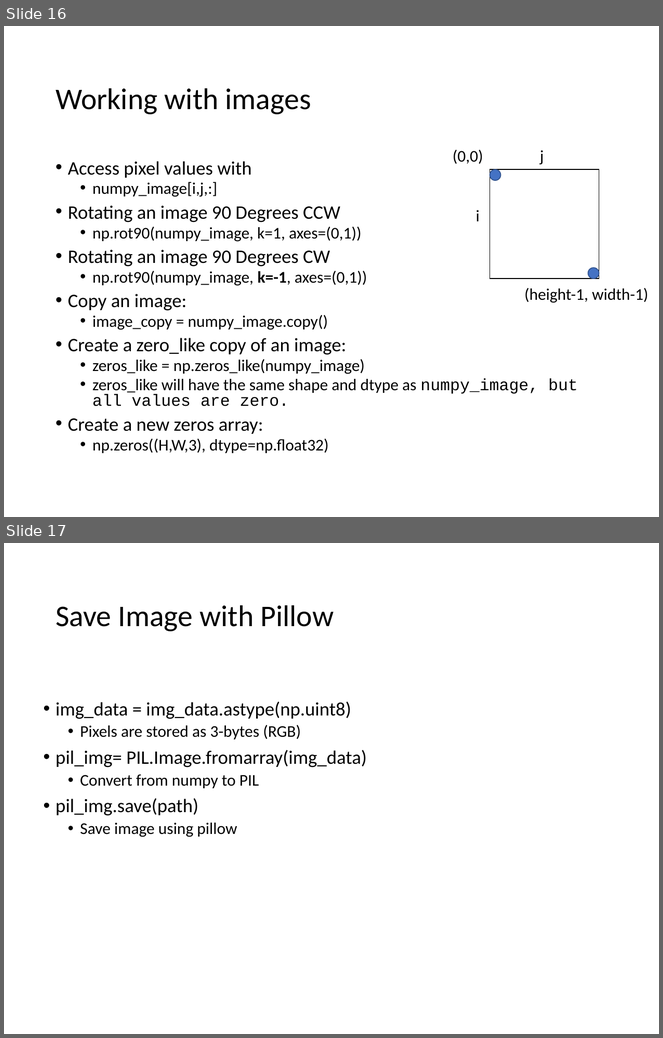
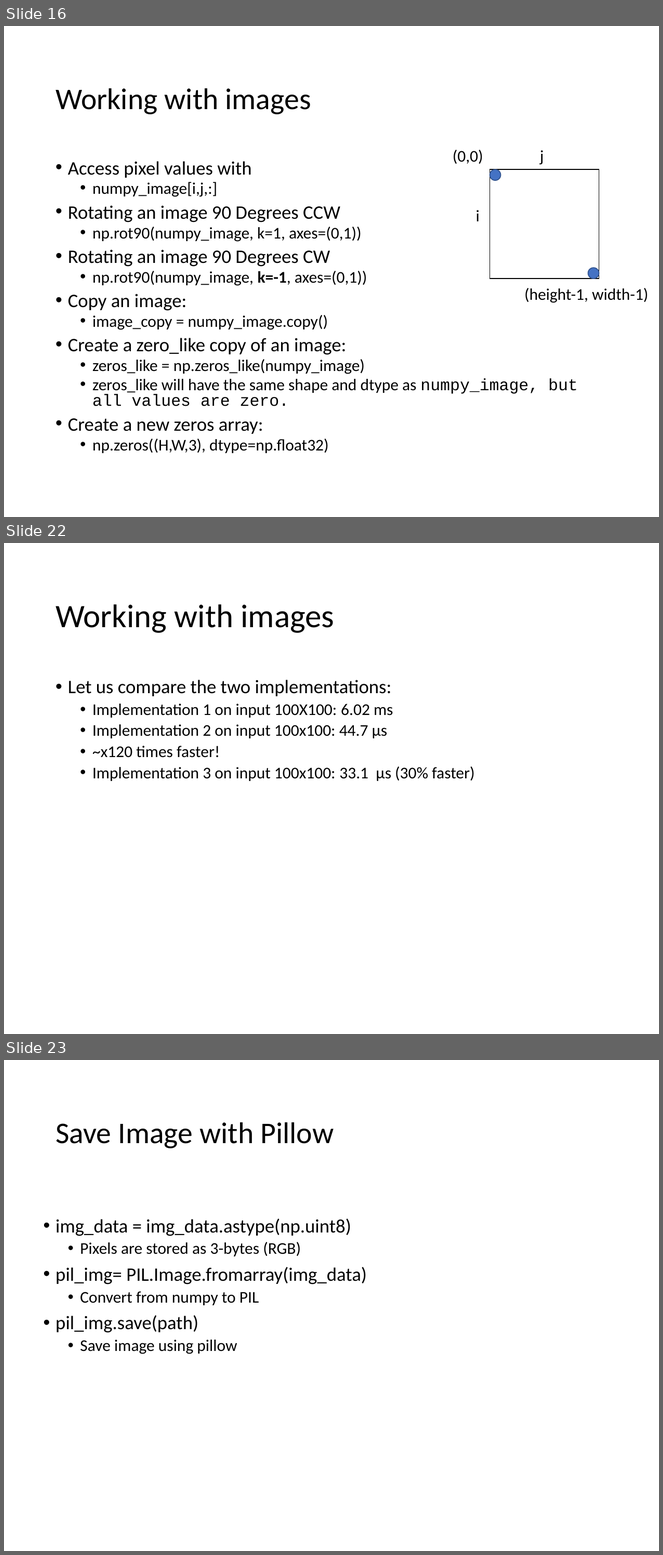
Before and after one commit to lironcohen8/CG_Seam_Carving, a slide deck: Ex1.pptx. Shown one above the other, each under a label of ours: slides 16 and 17 before the commit, slides 16, 22 and 23 after it; the slides between them are not shown. The pictures are 663x1038 and 663x1555 pixels, drawn with LibreOffice and Linux fonts; fonts in the diff are those of the drawing. Boxes give left, top, right and bottom in pixels: in the first picture for what was removed or moved away, otherwise in the second. Text is boxed around its words. In the diff, an @@ line names an element or a change of style, - is before the commit and + after.

```diff
--- a/Ex1.pptx
+++ b/Ex1.pptx
@@ slide 22 added at (4, 543, 659, 1034), background #FFFFFF @@
@@ title added at (55, 604, 334, 633), 36 pt, text #000000 @@
+Working with images
@@ text added at (68, 680, 475, 781), 18 pt, text #000000 @@
+• Let us compare the two implementations:
+  • Implementation 1 on input 100X100: 6.02 ms
+  • Implementation 2 on input 100x100: 44.7 µs
+  • ~x120 times faster!
+  • Implementation 3 on input 100x100: 33.1 µs (30% faster)
@@ what was slide 17 is now slide 23 @@
```
Also in this commit, not shown: 5 other slides added, 20 other files.
